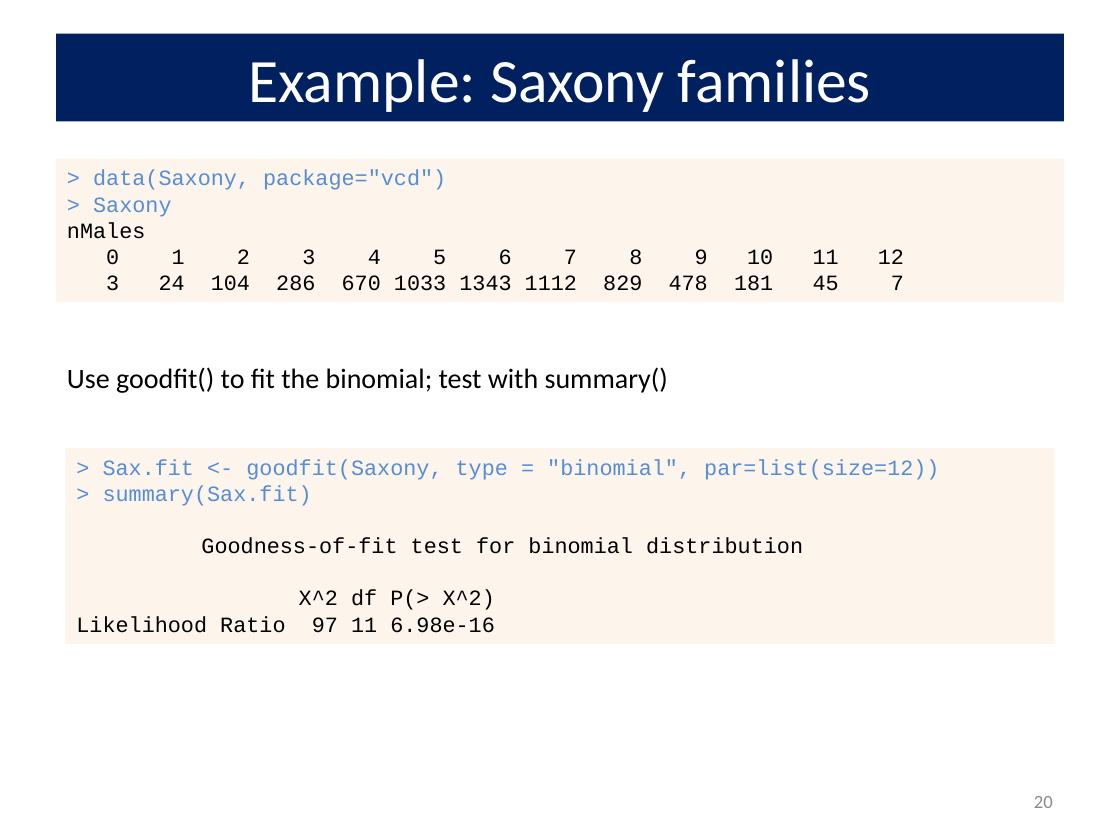
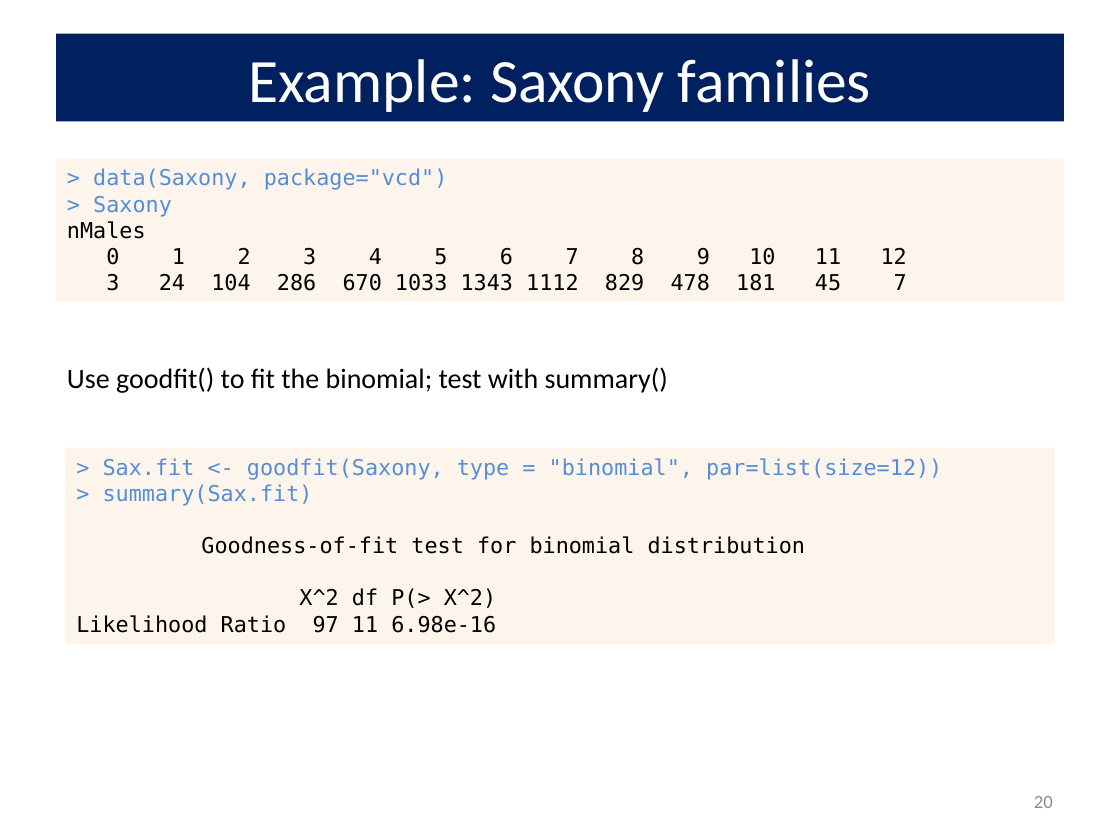
Before and after one commit to friendly/psy6136, a slide deck: slide 20 of lectures/02-Discrete.pptx. Drawn at 1120x840 pixels with LibreOffice and Linux fonts; fonts in the diff are those of the drawing. Boxes give left, top, right and bottom in pixels: in the first picture for what was removed or moved away, otherwise in the second. Text is boxed around its words. In the diff, an @@ line names an element or a change of style, - is before the commit and + after.

```diff
--- a/lectures/02-Discrete.pptx
+++ b/lectures/02-Discrete.pptx
@@ rectangle "> data(Saxony, package="vcd")" at [56, 159, 1064, 302]: font Courier New to DejaVu Sans Mono @@
@@ rectangle "> Sax.fit <- goodfit(Saxony, type ..." at [65, 448, 1054, 644]: font Courier New to DejaVu Sans Mono @@
```
Also in this commit, not shown: 8 other slides changed, 12 other files.
